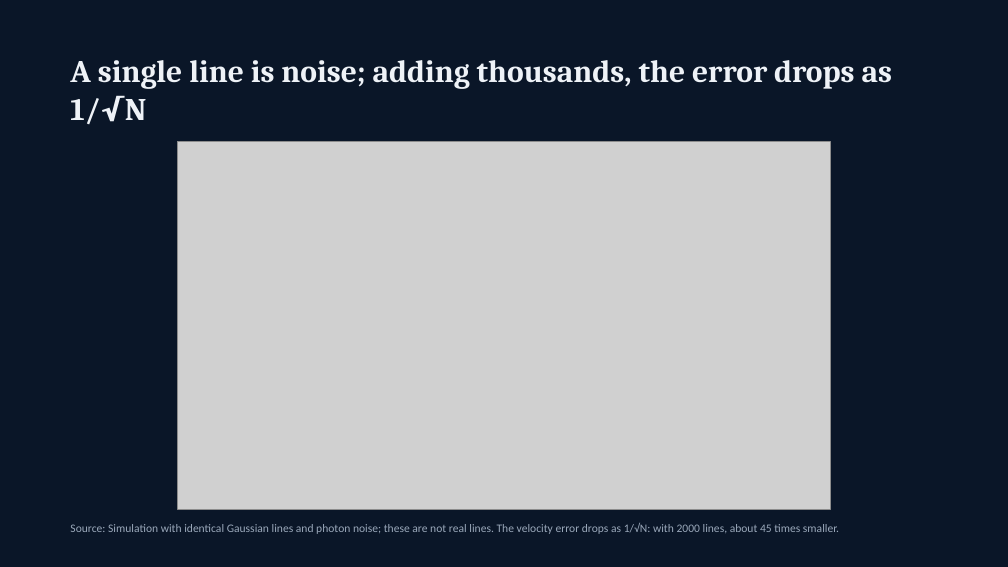
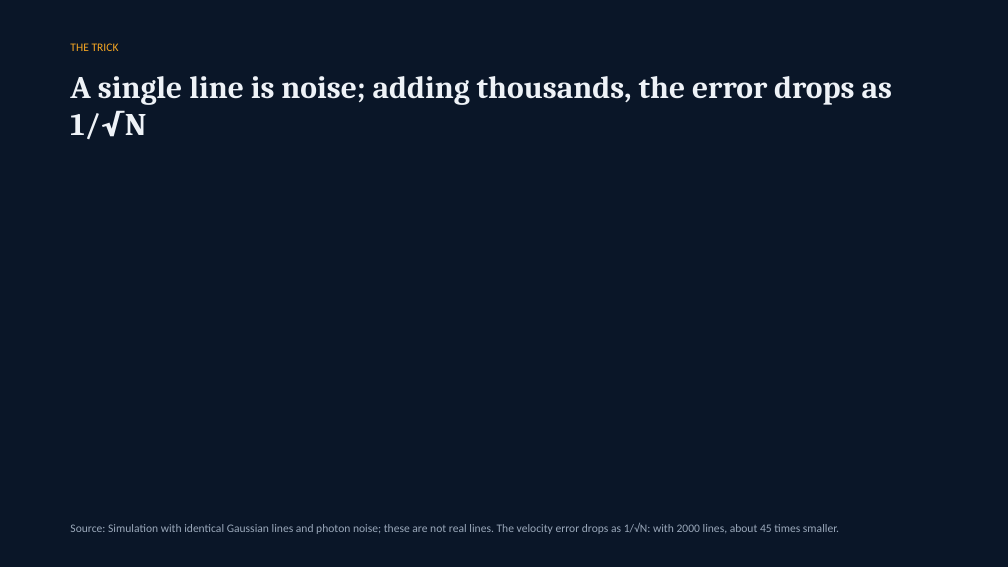
Before and after one commit to jpcastillo714/presentation-kit, a slide deck: slide 4 of examples/exoplanets/exoplanets.pptx. Drawn at 1008x567 pixels with LibreOffice and Linux fonts; fonts in the diff are those of the drawing; grey boxes stand for pictures; background and template pictures are left out. Boxes give left, top, right and bottom in pixels: in the first picture for what was removed or moved away, otherwise in the second. Text is boxed around its words. In the diff, an @@ line names an element or a change of style, - is before the commit and + after.

```diff
--- a/examples/exoplanets/exoplanets.pptx
+++ b/examples/exoplanets/exoplanets.pptx
@@ text added at [70,43,119,51], 11 pt, text #F5A623 @@
+THE TRICK
@@ text "A single line is noise; ...": place and size @@
-text "A single line is noise; ..." at [70,60,892,124]
+text "A single line is noise; ..." at [70,76,892,139]
@@ picture removed at [178,142,831,510] @@
```
Also in this commit, not shown: 6 other slides changed, 50 other files.
